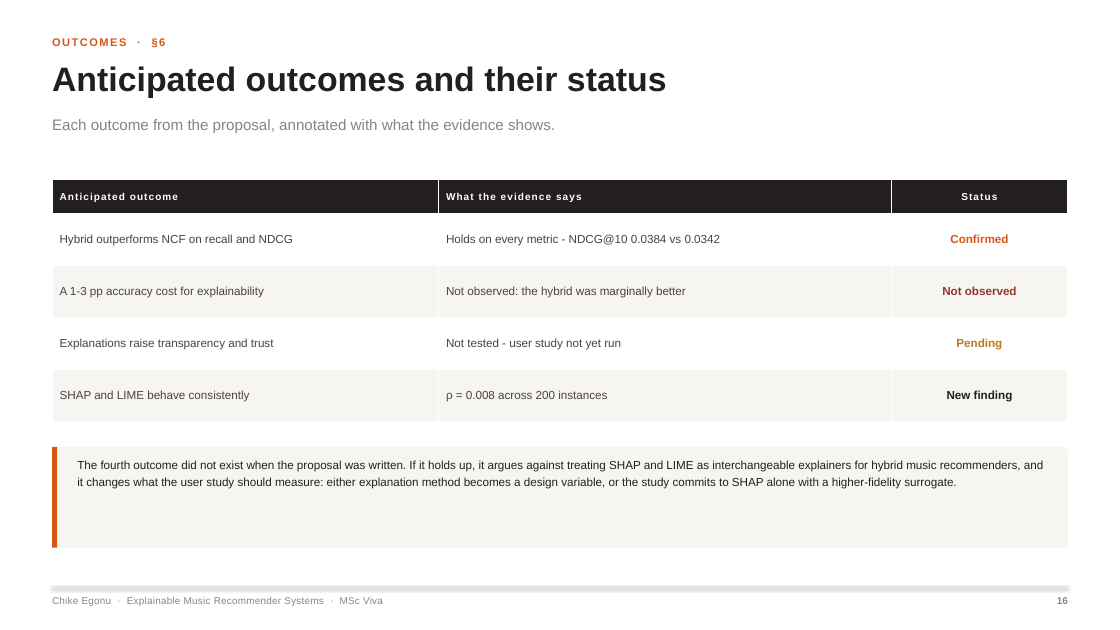
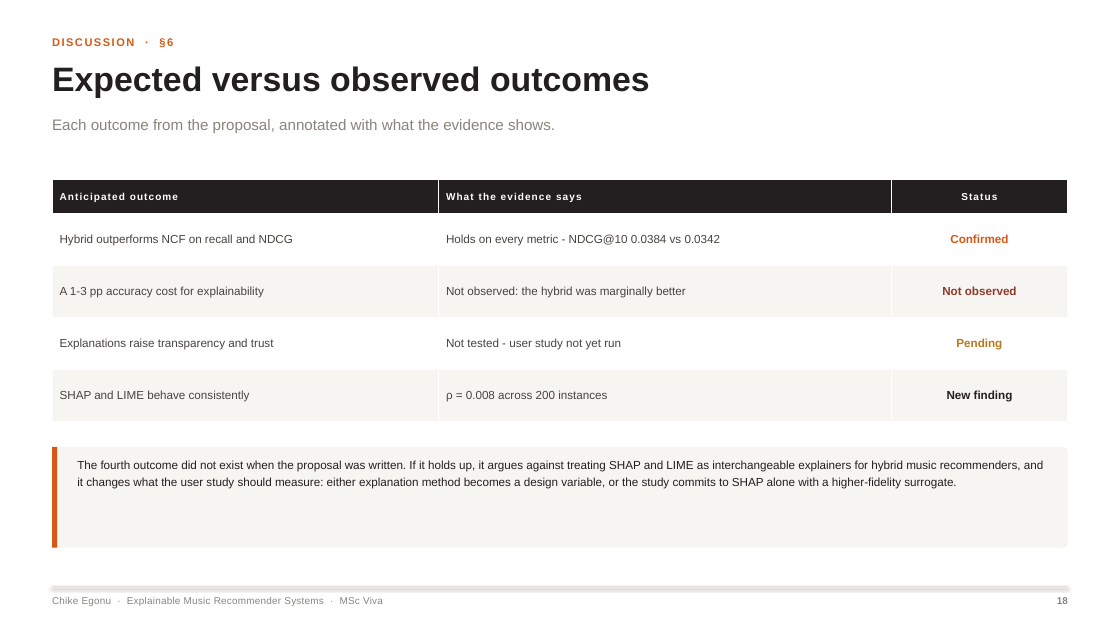
Before and after one commit to Mr-Chi35/viva2, a slide deck: slide 18 of CHIKE EGONU 202537244 viva 10 Nov.PPT 1.pptx (slide 16 before the commit). Drawn at 1120x630 pixels with LibreOffice and Linux fonts; fonts in the diff are those of the drawing. Boxes give left, top, right and bottom in pixels: in the first picture for what was removed or moved away, otherwise in the second. Text is boxed around its words. In the diff, an @@ line names an element or a change of style, - is before the commit and + after.

```diff
--- a/CHIKE EGONU 202537244 viva 10 Nov.PPT 1.pptx
+++ b/CHIKE EGONU 202537244 viva 10 Nov.PPT 1.pptx
@@ text at <box>52,38,173,47</box>: text changed @@
-OUTCOMES · §6
+DISCUSSION · §6
@@ text at <box>52,66,650,98</box>: text changed @@
-Anticipated outcomes and their status
+Expected versus observed outcomes
```
Also in this commit, not shown: 14 other slides changed, 2 slides added.
